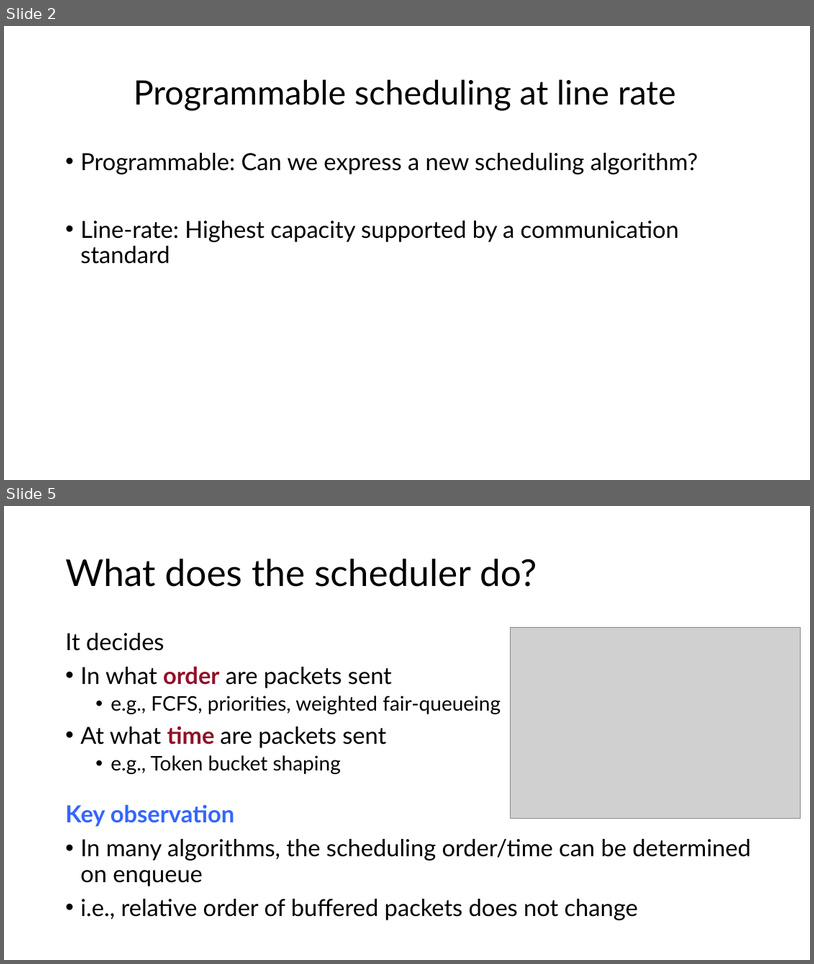
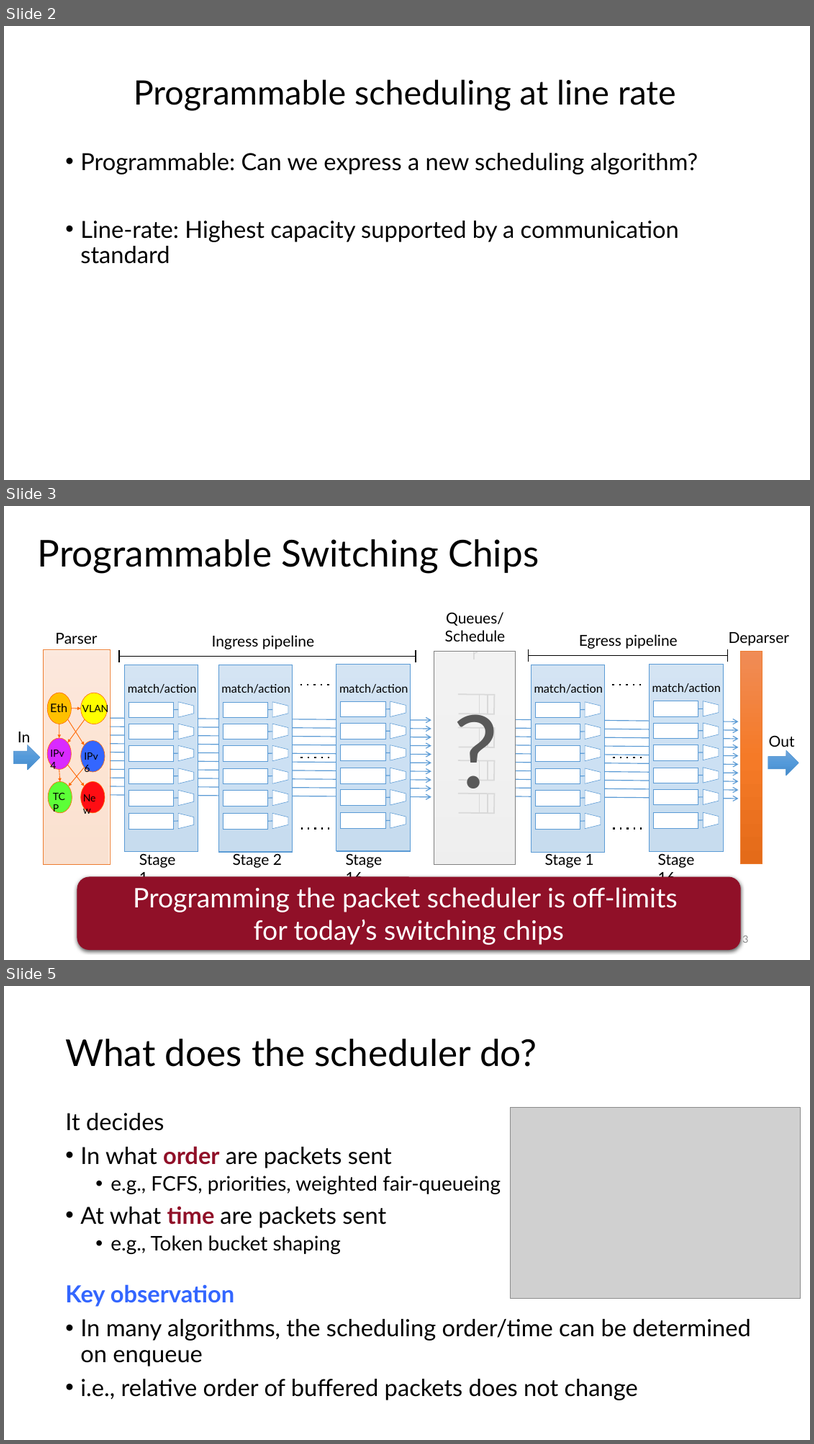
Before and after one commit to anirudhSK/pifo-domino-marple-ppts, a slide deck: pifo_sigcomm.pptx. Shown one above the other, each under a label of ours: slides 2 and 5 before the commit, slides 2, 3 and 5 after it; the slides between them are not shown. The pictures are 814x964 and 814x1444 pixels, drawn with LibreOffice and Linux fonts; fonts in the diff are those of the drawing; grey boxes stand for pictures. Boxes give left, top, right and bottom in pixels: in the first picture for what was removed or moved away, otherwise in the second. Text is boxed around its words. In the diff, an @@ line names an element or a change of style, - is before the commit and + after.

```diff
--- a/pifo_sigcomm.pptx
+++ b/pifo_sigcomm.pptx
@@ slide 3 added at (x1=4, y1=506, x2=810, y2=960), background #FFFFFF @@
@@ title added at (x1=38, y1=539, x2=539, y2=574), 44 pt, text #000000 @@
+Programmable Switching Chips
@@ group added at (x1=13, y1=612, x2=800, y2=877): 54 lines, 44 rectangles, 30 trapezoids, 27 arrows, 23 texts, 6 ellipses, 4 freeform shapes, 2 right arrows @@
+In
+Out
+Parser
+Deparser
+Ingress pipeline
+Egress pipeline
+TCP
+New
+IPv4
+IPv6
+VLAN
+Eth
+match/action
+Stage 1
+match/action
+Stage 2
+match/action
+Stage 16
+match/action
+Stage 1
+match/action
+Stage 16
+Queues/
+Scheduler
@@ rectangle added at (x1=434, y1=651, x2=516, y2=864), fill #FFFFFF at 85% opacity, outline #808080 0.5 pt @@
@@ text added at (x1=445, y1=682, x2=509, y2=813), 120 pt, text #595959 @@
+?
@@ rounded rectangle added at (x1=77, y1=876, x2=741, y2=950), fill #901028, 32 pt, text #FFFFFF @@
+Programming the packet scheduler is off-limits
+for today’s switching chips
@@ page number added at (x1=743, y1=935, x2=748, y2=942), 12 pt, text #8C8C8C @@
+3
```
Also in this commit, not shown: 3 slides changed, 1 slide removed.
